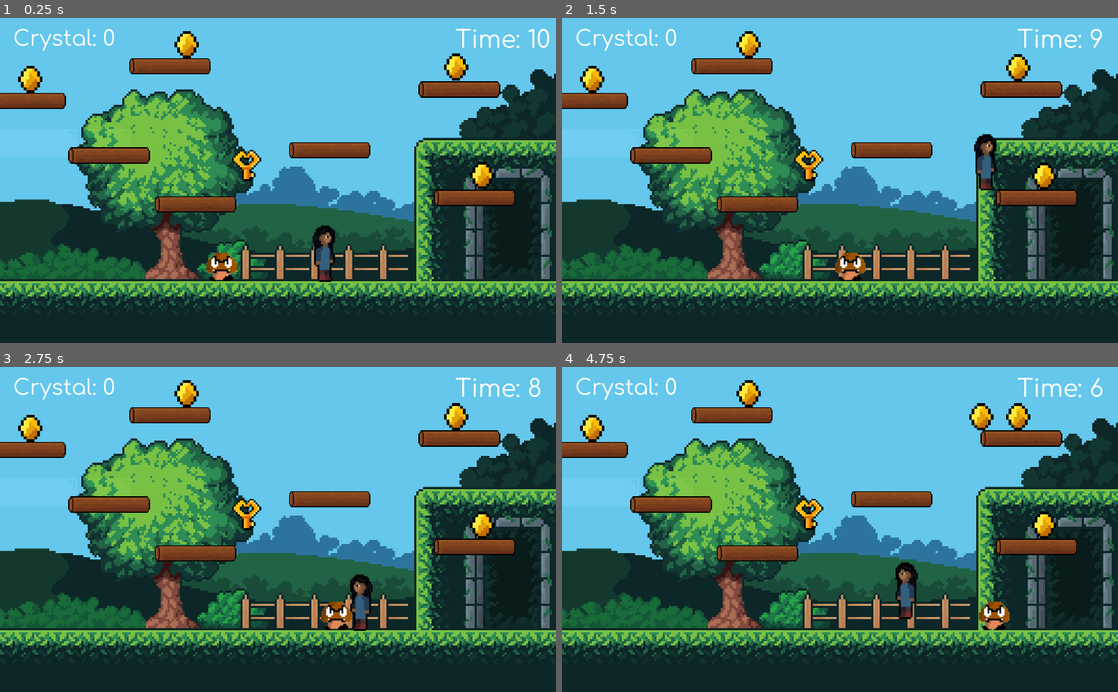
Above: before the commit, frames 1-4 (two rows, left to right).
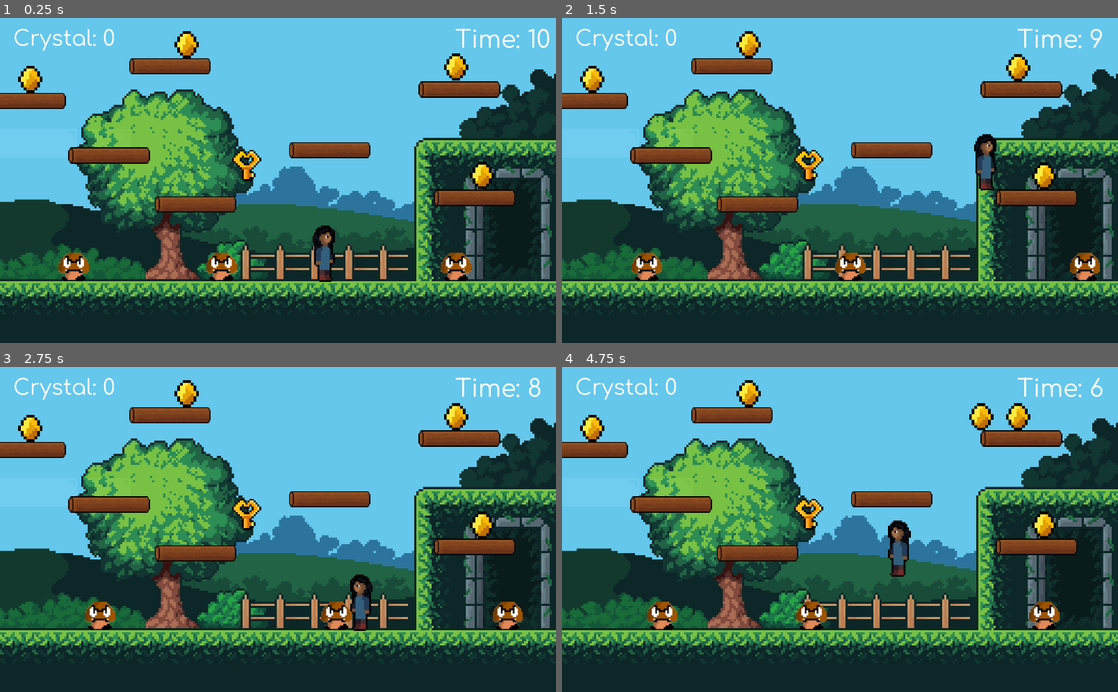
Above: after the commit, the same moments.

Repository: caffebd/sayem-platform
Game: Godot game, scene res://scenes/World.tscn
Two runs of this game, one before a commit and one after it. Both use one fixed random seed, a clock stepped at 60 frames per second and the inputs below.
Inputs:
- Up to frame 1 (0.25 s): no input
- Up to frame 2 (1.5 s): hold D (right) from 0.53 s (still down); tap W (jump) at 0.77 s
- Up to frame 3 (2.75 s): tap W (jump) at 1.52 s; release D (right) at 2.03 s; hold A (left) from 2.03 s (still down)
- Up to frame 4 (4.75 s): release A (left) at 2.78 s; hold D (right) 2.78-4.28 s; tap W (jump) at 3.02, 3.77, 4.52 s; hold A (left) from 4.28 s (still down)

The runs differ from the first frame. In frame 1, 0.8% of the frame differs, in the area x 10-85%, y 72-81%; in frame 2, 0.8%; in frame 3, 0.8%; in frame 4, 2.6%, in the area x 15-90%, y 47-81%.

Commit message:
enemy_walk

Diff:
--- a/scenes/World.tscn
+++ b/scenes/World.tscn
@@ -72,5 +72,15 @@
 [node name="fly_key" parent="." instance=ExtResource( 6 )]
 position = Vector2( 456, 273 )
 
-[node name="goomba" parent="." instance=ExtResource( 8 )]
+[node name="goomba" type="Node2D" parent="."]
+
+[node name="goomba" parent="goomba" instance=ExtResource( 8 )]
+position = Vector2( 136, 456 )
+
+[node name="goomba2" parent="goomba" instance=ExtResource( 8 )]
 position = Vector2( 408, 456 )
+walk_time = 3
+
+[node name="goomba3" parent="goomba" instance=ExtResource( 8 )]
+position = Vector2( 840, 456 )
+walk_time = 2
--- a/scenes/goomba.tscn
+++ b/scenes/goomba.tscn
@@ -8,6 +8,7 @@
 
 [node name="goomba" type="KinematicBody2D"]
 script = ExtResource( 2 )
+walk_time = 1
 
 [node name="Sprite" type="Sprite" parent="."]
 texture = ExtResource( 1 )
@@ -15,3 +16,7 @@
 [node name="CollisionShape2D" type="CollisionShape2D" parent="."]
 position = Vector2( 0.5, 0 )
 shape = SubResource( 1 )
+
+[node name="walkTime" type="Timer" parent="."]
+
+[connection signal="timeout" from="walkTime" to="." method="_on_walkTime_timeout"]
--- a/scripts/goomba.gd
+++ b/scripts/goomba.gd
@@ -6,8 +6,11 @@
 
 var direction = Vector2.ZERO
 
+export var walk_time = 3
+
 func _ready():
-	pass
+	$walkTime.wait_time = walk_time
+	$walkTime.start()
 
 func _process(delta):
 	direction = Vector2.ZERO
@@ -16,3 +19,7 @@
 		direction.x += walk_speed
 
 	direction = move_and_slide(direction,  Vector2.UP)
+
+
+func _on_walkTime_timeout():
+	walk_speed *= -1
